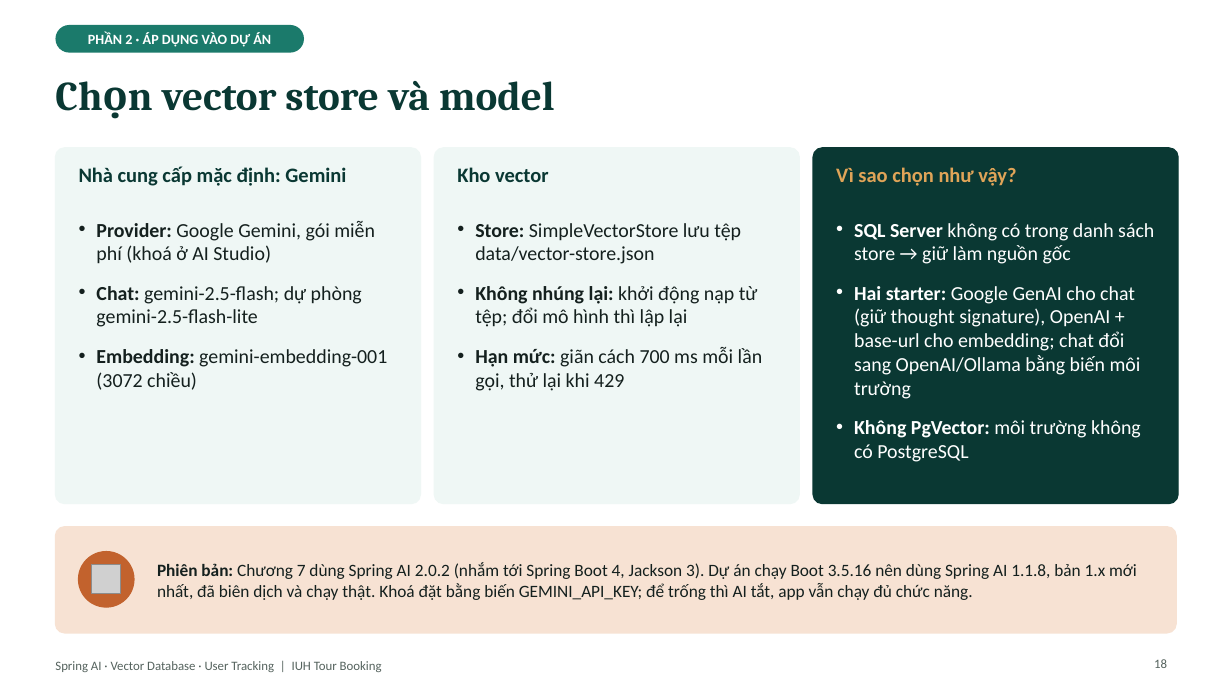
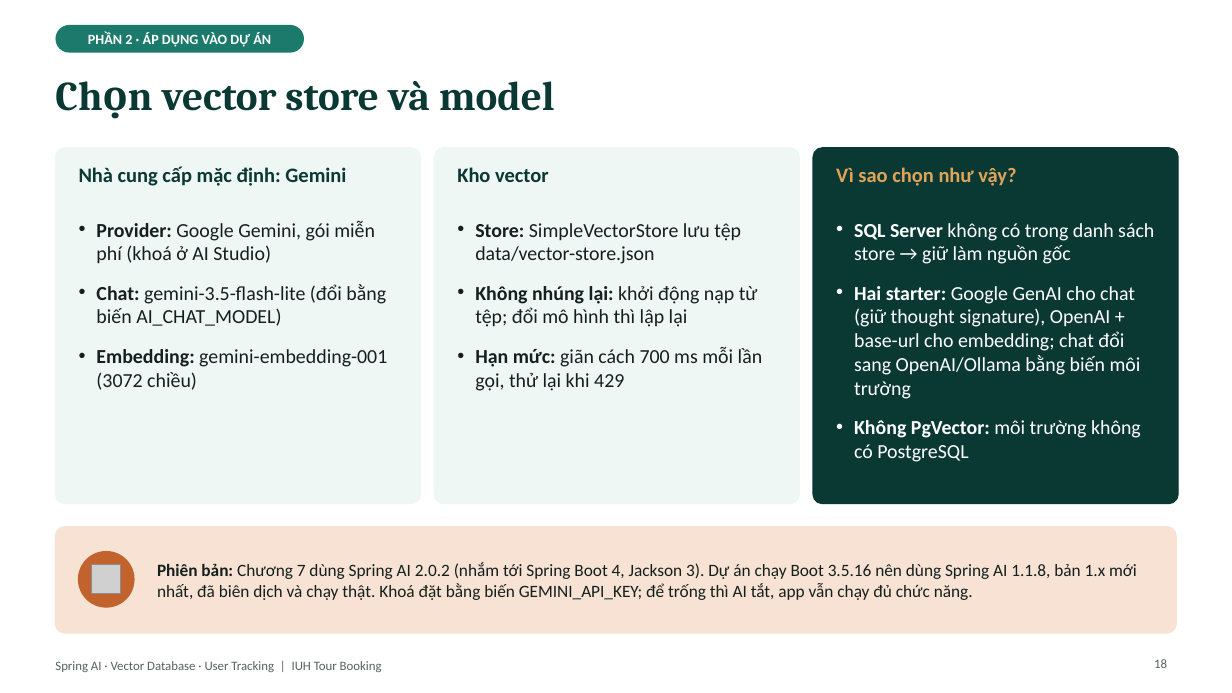
Before and after one commit to kanele05/project_www, a slide deck: slide 18 of docs/presentation/SpringAI_VectorDB_UserTracking.pptx. Drawn at 1232x693 pixels with LibreOffice and Linux fonts; fonts in the diff are those of the drawing; grey boxes stand for pictures. Boxes give left, top, right and bottom in pixels: in the first picture for what was removed or moved away, otherwise in the second. Text is boxed around its words. In the diff, an @@ line names an element or a change of style, - is before the commit and + after.

```diff
--- a/docs/presentation/SpringAI_VectorDB_UserTracking.pptx
+++ b/docs/presentation/SpringAI_VectorDB_UserTracking.pptx
@@ text at (x1=96, y1=284, x2=386, y2=326): text changed @@
-• Chat: gemini-2.5-flash; dự phòng gemini-2.5-flash-lite
+• Chat: gemini-3.5-flash-lite (đổi bằng biến AI_CHAT_MODEL)
```
Also in this commit, not shown: 3 other slides changed.
